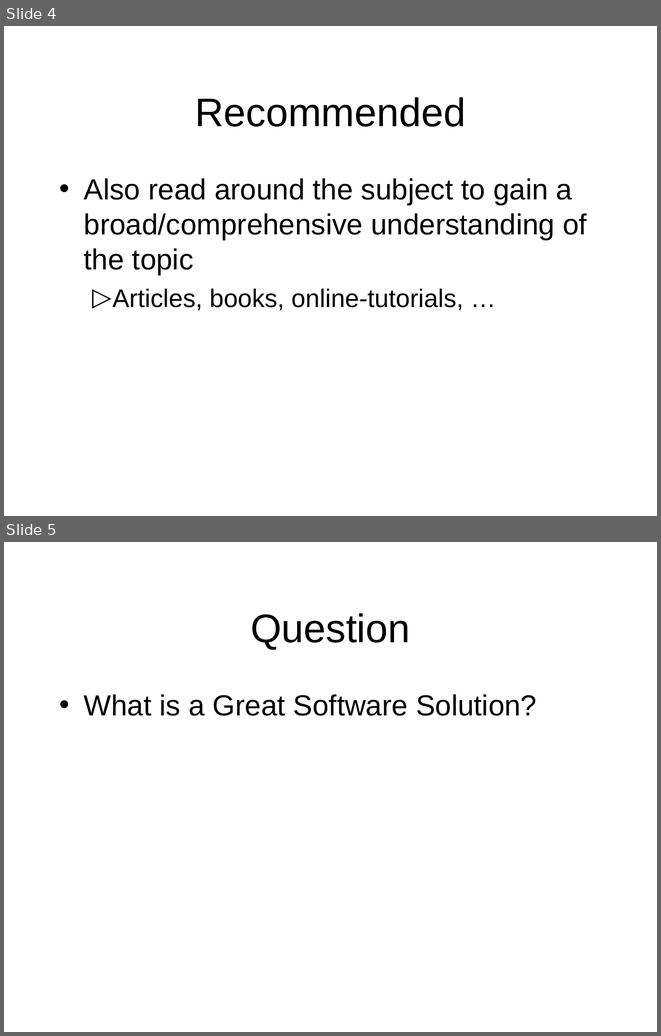
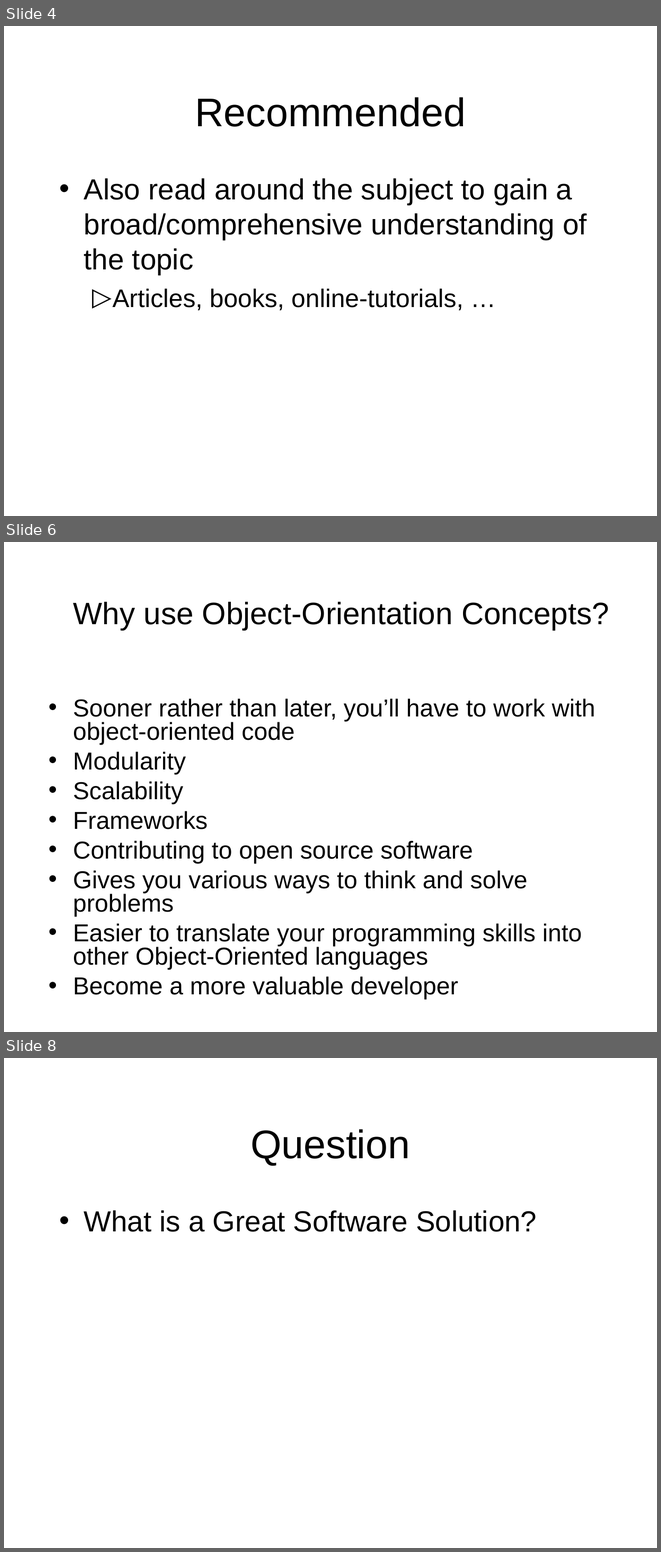
Before and after one commit to octaviordz/zjnu2017.github.io, a slide deck: OOAD/lectures/010--Introduction.ppt. Shown one above the other, each under a label of ours: slides 4 and 5 before the commit, slides 4, 6 and 8 after it; the slides between them are not shown. The pictures are 661x1036 and 661x1552 pixels, drawn with LibreOffice and Linux fonts; fonts in the diff are those of the drawing. Boxes give left, top, right and bottom in pixels: in the first picture for what was removed or moved away, otherwise in the second. Text is boxed around its words. In the diff, an @@ line names an element or a change of style, - is before the commit and + after.

```diff
--- a/OOAD/lectures/010--Introduction.ppt
+++ b/OOAD/lectures/010--Introduction.ppt
@@ slide 6 added at (x1=4, y1=542, x2=657, y2=1032), background #FFFFFF @@
@@ text added at (x1=73, y1=601, x2=609, y2=630), 34.1 pt, text #000000 @@
+Why use Object-Orientation Concepts?
@@ text added at (x1=73, y1=698, x2=595, y2=999), 27 pt, text #000000 @@
+• Sooner rather than later, you’ll have to work with object-oriented code
+• Modularity
+• Scalability
+• Frameworks
+• Contributing to open source software
+• Gives you various ways to think and solve problems
+• Easier to translate your programming skills into other Object-Oriented languages
+• Become a more valuable developer
@@ what was slide 5 is now slide 8 @@
```
Also in this commit, not shown: 1 slide changed, 11 other slides added, 1 slide removed, 2 other files.
